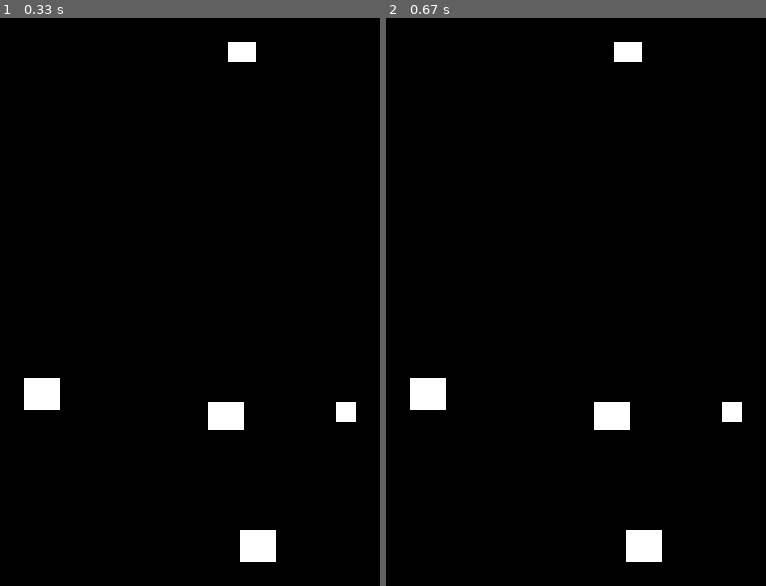
Above: before the commit, frames 1-2 (left to right).
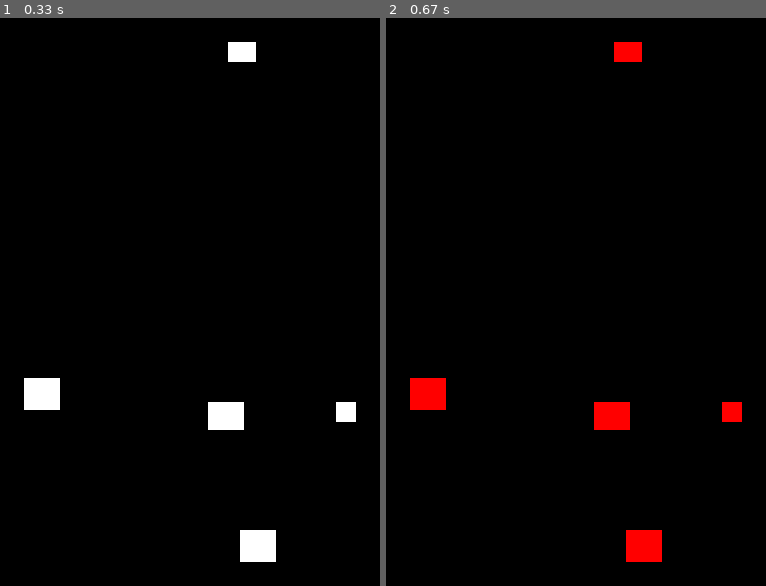
Above: after the commit, the same moments.

Repository: tjacek/planning
Game: pygame game, started from pygame/square.py
Two runs of this game, one before a commit and one after it. Both use one fixed random seed, a clock stepped at 60 frames per second and the inputs below.
Inputs (mouse positions are in pixels of both pictures, inside the frame that each line leads up to):
- Up to frame 1 (0.33 s): no input
- Up to frame 2 (0.67 s): click (625, 52) at 0.38 s

Frame 1 is identical in both runs. In frame 2, 2.0% of the frame differs, in the area x 6-94%, y 4-96%.

Commit message:
collision

Diff:
--- a/pygame/square.py
+++ b/pygame/square.py
@@ -4,6 +4,12 @@
 class Envir(object):
     def __init__(self,obstacles):
         self.obstacles=obstacles
+
+    def __call__(self,point):
+        for rect_i in self.obstacles:
+            if(rect_i.collidepoint(point)):
+                return True
+        return False
 
     def show(self,window,color=(255,255,255)):
         for rect_i in envir.obstacles:
@@ -21,7 +27,6 @@
         rects.append(pygame.Rect(x,y,width,height))
     return Envir(rects)
 
-
 envir=rect_world(5)
 
 run = True
@@ -30,9 +35,11 @@
         if event.type == pygame.QUIT:
             run = False
 
-#    color=(255,255,255)
+    point = pygame.mouse.get_pos()
+    collide=envir(point)
+    color = (255, 0, 0) if collide else (255, 255, 255)
     window.fill(0)
-    envir.show(window)
+    envir.show(window,color)
     pygame.display.flip()
 
 pygame.quit()
